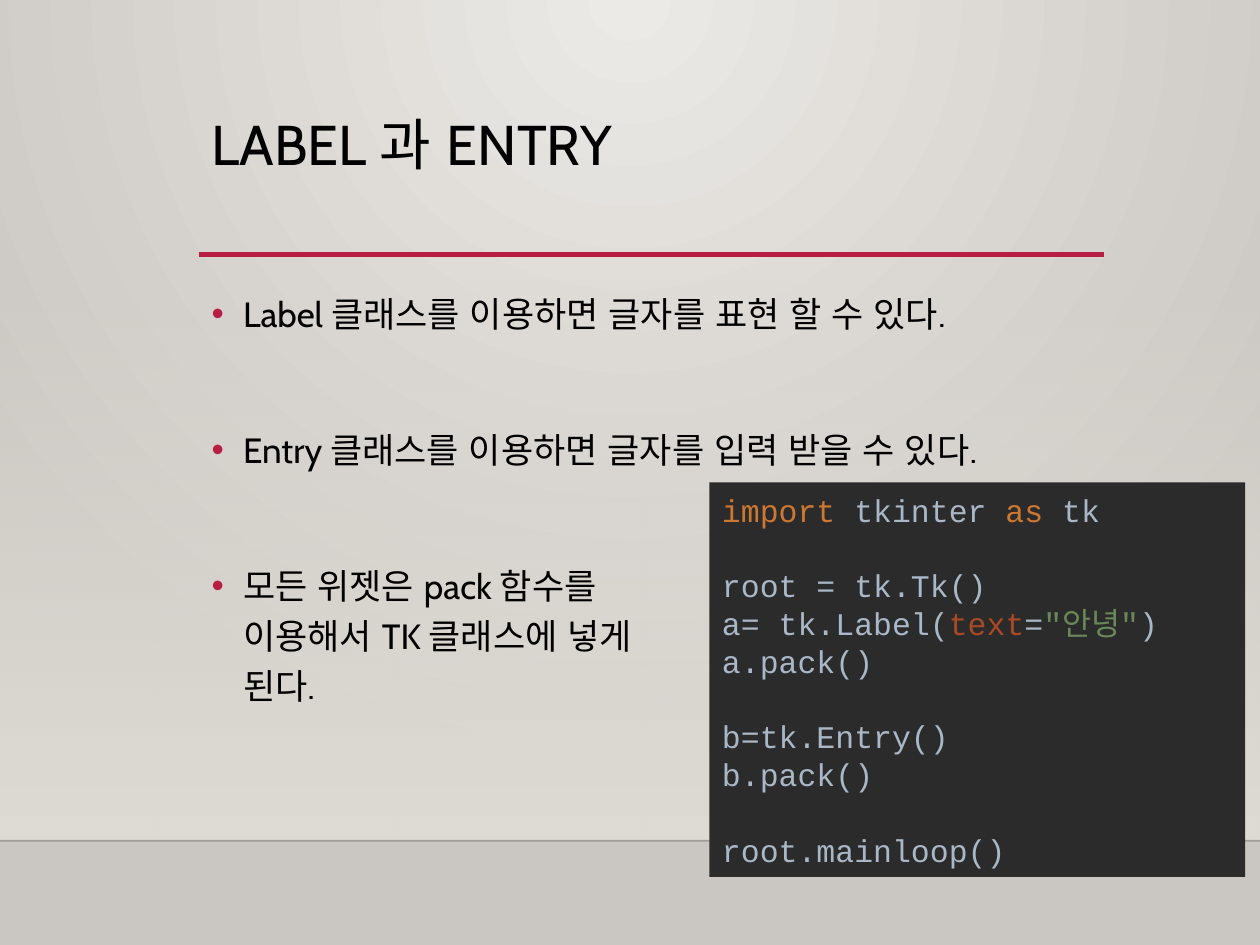
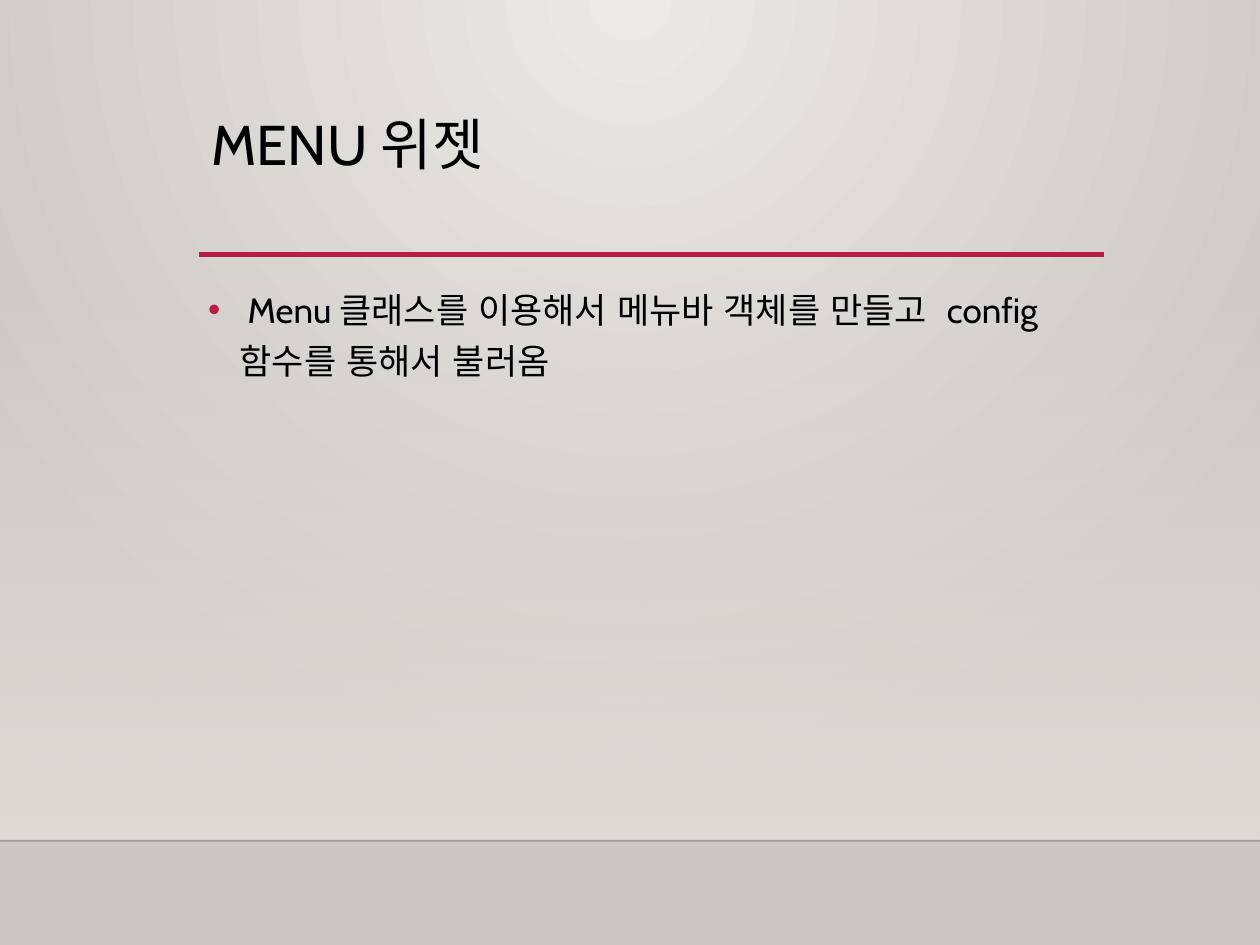
Before and after one commit to freshmea/weizman_python_class, a slide deck: slide 5 of textbook/파이썬4-2교시.pptx (slide 6 before the commit). Drawn at 1260x945 pixels with LibreOffice and Linux fonts; fonts in the diff are those of the drawing; background and template pictures are left out. Boxes give left, top, right and bottom in pixels: in the first picture for what was removed or moved away, otherwise in the second. Text is boxed around its words. In the diff, an @@ line names an element or a change of style, - is before the commit and + after.

```diff
--- a/textbook/파이썬4-2교시.pptx
+++ b/textbook/파이썬4-2교시.pptx
@@ title at box(212, 118, 484, 170): text changed @@
-LABEL 과 ENTRY
+MENU 위젯
@@ text at box(240, 294, 1038, 377): text changed @@
-• Label 클래스를 이용하면 글자를 표현 할 수 있다.
-• Entry 클래스를 이용하면 글자를 입력 받을 수 있다.
-• 모든 위젯은 pack 함수를
-  이용해서 TK 클래스에 넣게
-  된다.
+• Menu 클래스를 이용해서 메뉴바 객체를 만들고 config 함수를 통해서 불러옴
@@ rectangle removed at box(709, 483, 1245, 877) @@
-import tkinter as tk
-root = tk.Tk()
-a= tk.Label(text="안녕")
-a.pack()
-b=tk.Entry()
-b.pack()
-root.mainloop()
```
Also in this commit, not shown: 3 other slides changed, 4 slides added, 6 slides removed, 4 other files.
